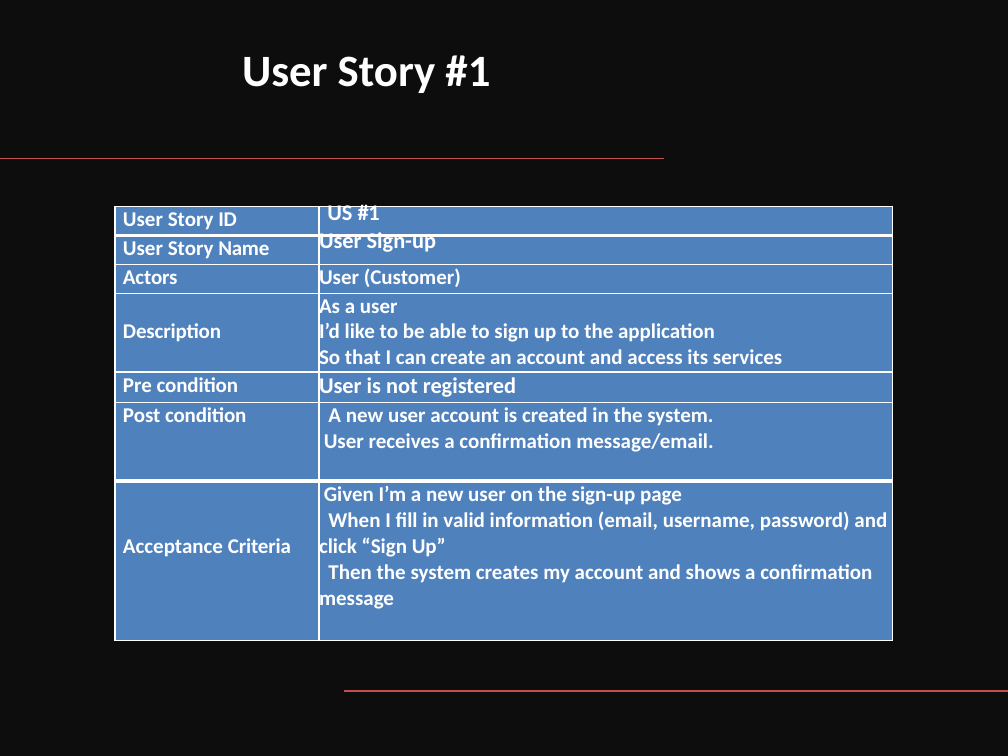
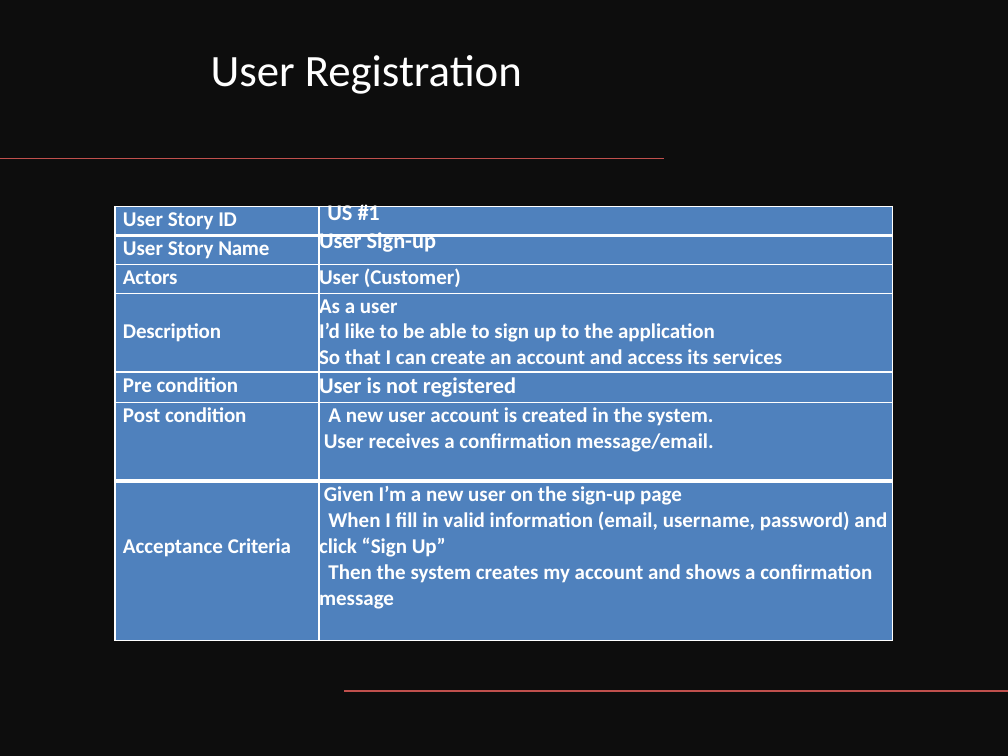
Before and after one commit to AmrKhaled77/IS-project-, a slide deck: slide 18 of for submation/sprint 1 +Backlog/Sprint1_Deliverables_Template.pptx. Drawn at 1008x756 pixels with LibreOffice and Linux fonts; fonts in the diff are those of the drawing. Boxes give left, top, right and bottom in pixels: in the first picture for what was removed or moved away, otherwise in the second. Text is boxed around its words. In the diff, an @@ line names an element or a change of style, - is before the commit and + after.

```diff
--- a/for submation/sprint 1 +Backlog/Sprint1_Deliverables_Template.pptx
+++ b/for submation/sprint 1 +Backlog/Sprint1_Deliverables_Template.pptx
@@ title at box(211, 55, 522, 94): text changed; bold off @@
-User Story #1
+User Registration
```
Also in this commit, not shown: 2 other slides changed, 11 slides added.
